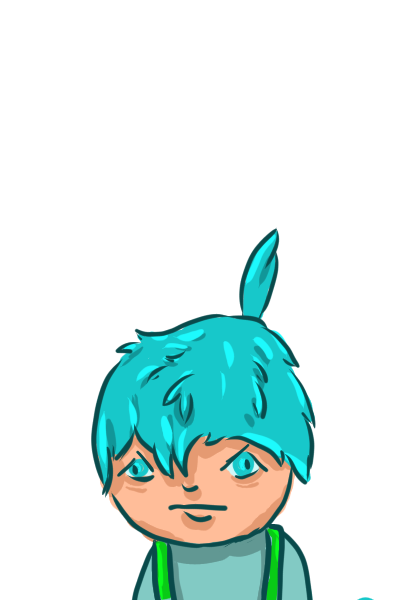
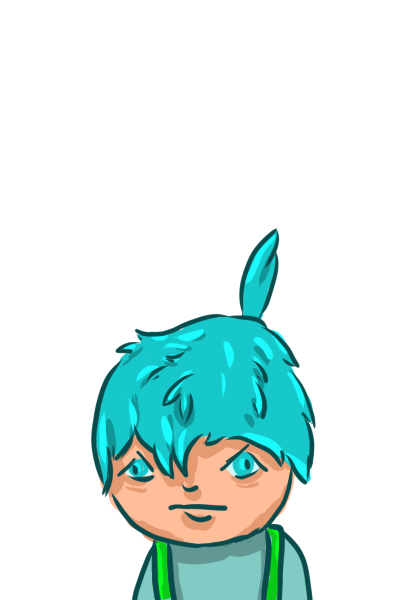
Revision of a layered 400px x 600px image; what changed, layer by layer:
painted on "Paint Layer 3" over (x1=357, y1=597, x2=374, y2=600)
painted on "Paint Layer 9" over (x1=357, y1=597, x2=374, y2=600)
